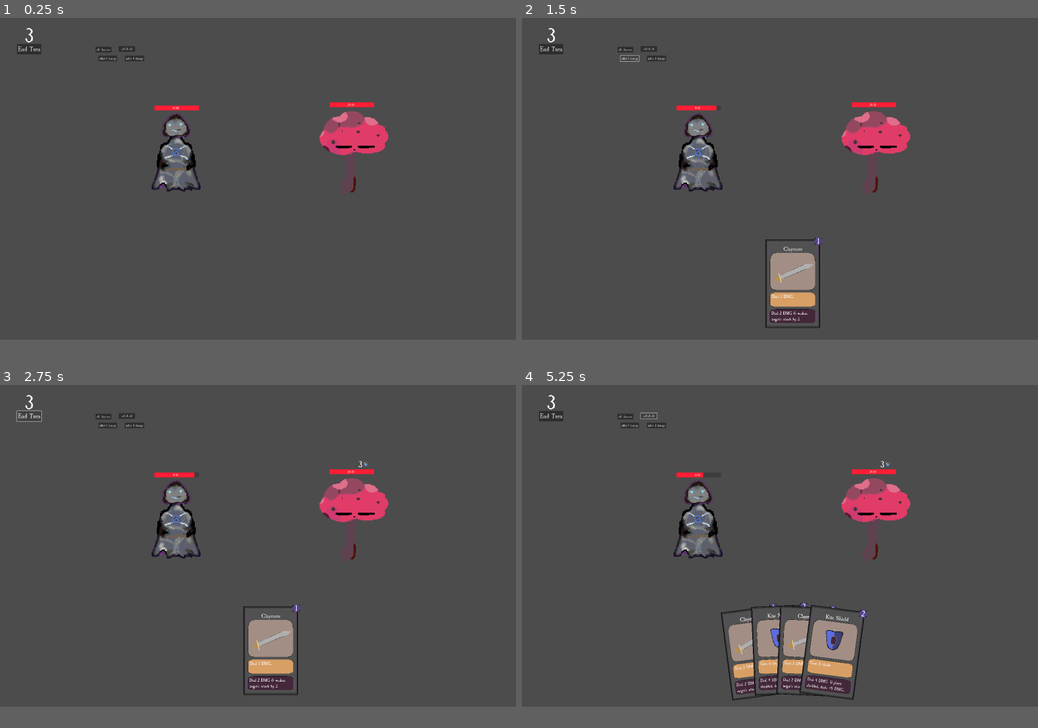
Above: before the commit, frames 1-4 (two rows, left to right).
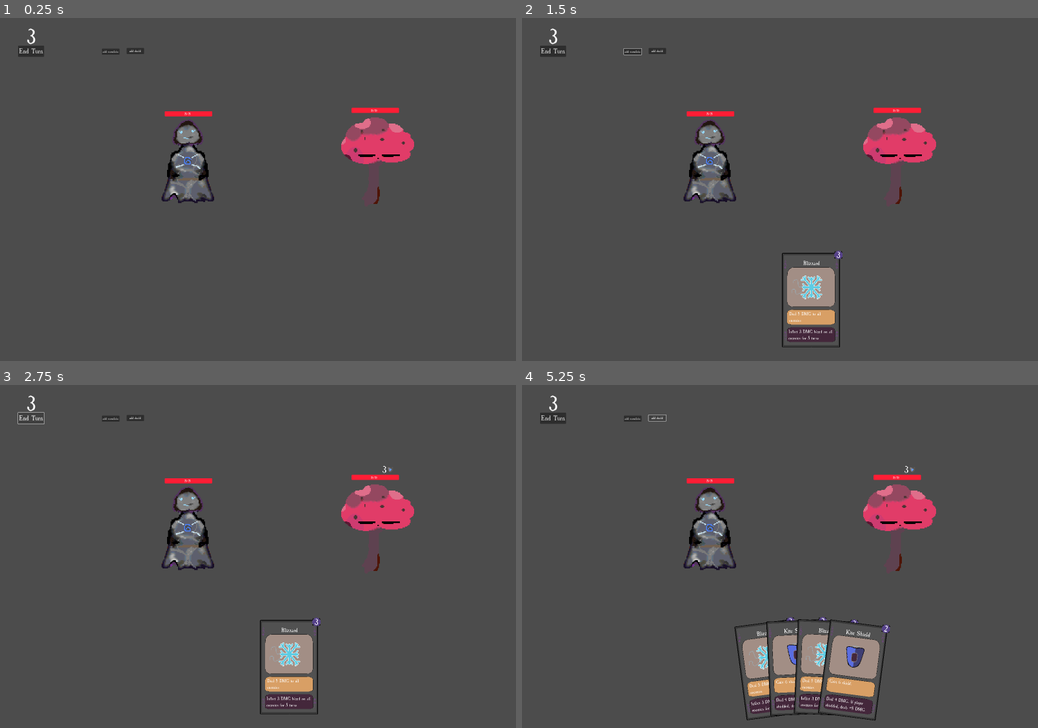
Above: after the commit, the same moments.

Repository: n0x1/Cardtrick
Game: Godot game, scene res://scenes/Main.tscn
Same seed, same stepped clock (60 frames per second), same inputs: the game is played once before the commit and once after it.
Inputs (mouse positions are in pixels of both pictures, inside the frame that each line leads up to):
- Up to frame 1 (0.25 s): no input
- Up to frame 2 (1.5 s): click "add claymore" (after the commit: "add snowflake") at 0.5 s; click (630, 59) at 1.25 s, where only the run before the commit has a clickable "Inflict 1 damage"
- Up to frame 3 (2.75 s): click "End Turn" at 2 s
- Up to frame 4 (5.25 s): click (656, 426) at 2.75 s, where only the run before the commit has a clickable "Inflict 3 damage"; click "add shield" at 3.5 s; click "add claymore" (after the commit: "add snowflake") at 4.25 s; click "add shield" at 5 s
In our replay, the window is 800x500 before the commit and 800x533 after it. These sizes can differ from the game's own. Grey fills any space a smaller window leaves; there, only what the larger window draws over its background counts as a difference.

The runs differ from the first frame. In frame 1, 4.4% of the frame differs, in the area x 3-81%, y 2-55%; in frame 2, 7.2%; in frame 3, 7.2%; in frame 4, 11%, in the area x 3-81%, y 2-98%.

Commit message:
new card and stuffs

Diff:
--- a/project.godot
+++ b/project.godot
@@ -20,7 +20,7 @@
 
 [display]
 
-window/size/viewport_width=2560
+window/size/viewport_width=2400
 window/size/viewport_height=1600
 window/stretch/mode="viewport"
 
--- a/scenes/Main.tscn
+++ b/scenes/Main.tscn
@@ -7,6 +7,7 @@
 [ext_resource type="Texture2D" uid="uid://cprhgxh2562ej" path="res://sprites/player.png" id="2_i104c"]
 [ext_resource type="Texture2D" uid="uid://td5peavms807" path="res://sprites/Icons/defendicon.png" id="5_4i1j7"]
 [ext_resource type="Texture2D" uid="uid://dde0vmmtkx35f" path="res://sprites/Icons/damage_change_sword.png" id="7_y22q8"]
+[ext_resource type="Texture2D" uid="uid://ddvyop1nqm207" path="res://sprites/Icons/bleed.png" id="8_b0jng"]
 [ext_resource type="Texture2D" uid="uid://ct103svanepry" path="res://sprites/Enemies/Mushroom.png" id="9_xtex8"]
 
 [sub_resource type="StyleBoxFlat" id="StyleBoxFlat_70d4t"]
@@ -30,8 +31,6 @@
 [node name="PlayerCharacter" type="Node2D" parent="GameScreen"]
 position = Vector2(693, 725)
 script = ExtResource("2_4j42c")
-max_health = 10
-health = 10
 
 [node name="PlayerSprite" type="Sprite2D" parent="GameScreen/PlayerCharacter"]
 position = Vector2(181, 176)
@@ -44,8 +43,8 @@
 offset_right = 294.0
 offset_bottom = -266.0
 theme_override_styles/fill = SubResource("StyleBoxFlat_70d4t")
-max_value = 10.0
-value = 10.0
+max_value = 15.0
+value = 15.0
 show_percentage = false
 
 [node name="HealthText" type="Label" parent="GameScreen/PlayerCharacter/Healthbar"]
@@ -54,7 +53,7 @@
 offset_top = 3.0
 offset_right = 187.0
 offset_bottom = 23.0
-text = "10/10"
+text = "15/15"
 horizontal_alignment = 1
 
 [node name="Shield" type="Sprite2D" parent="GameScreen/PlayerCharacter"]
@@ -87,6 +86,28 @@
 text = "0"
 horizontal_alignment = 2
 metadata/_edit_use_anchors_ = true
+
+[node name="Bleeding" type="Sprite2D" parent="GameScreen/PlayerCharacter"]
+visible = false
+position = Vector2(329, -279)
+scale = Vector2(0.687501, 0.8125)
+texture = ExtResource("8_b0jng")
+
+[node name="BleedingLabel" type="Label" parent="GameScreen/PlayerCharacter/Bleeding"]
+offset_left = -49.0
+offset_top = -16.0
+offset_right = -17.0
+offset_bottom = 21.0
+theme_override_font_sizes/font_size = 30
+horizontal_alignment = 2
+justification_flags = 162
+
+[node name="TurnLabel" type="Label" parent="GameScreen/PlayerCharacter/Bleeding"]
+offset_left = -5.81818
+offset_top = -4.92304
+offset_right = 7.18182
+offset_bottom = 15.077
+horizontal_alignment = 1
 
 [node name="EnemyCharacter" type="Node2D" parent="GameScreen"]
 position = Vector2(1562, 709)
@@ -103,8 +124,8 @@
 offset_right = 294.0
 offset_bottom = -266.0
 theme_override_styles/fill = SubResource("StyleBoxFlat_70d4t")
-max_value = 25.0
-value = 25.0
+max_value = 15.0
+value = 15.0
 show_percentage = false
 
 [node name="HealthText" type="Label" parent="GameScreen/EnemyCharacter/Healthbar"]
@@ -113,7 +134,7 @@
 offset_top = 3.0
 offset_right = 187.0
 offset_bottom = 23.0
-text = "25/25"
+text = "15/15"
 horizontal_alignment = 1
 
 [node name="Shield" type="Sprite2D" parent="GameScreen/EnemyCharacter"]
@@ -146,6 +167,28 @@
 text = "0"
 horizontal_alignment = 2
 metadata/_edit_use_anchors_ = true
+
+[node name="Bleeding" type="Sprite2D" parent="GameScreen/EnemyCharacter"]
+visible = false
+position = Vector2(329, -279)
+scale = Vector2(0.687501, 0.8125)
+texture = ExtResource("8_b0jng")
+
+[node name="BleedingLabel" type="Label" parent="GameScreen/EnemyCharacter/Bleeding"]
+offset_left = -49.0
+offset_top = -16.0
+offset_right = -17.0
+offset_bottom = 21.0
+theme_override_font_sizes/font_size = 30
+horizontal_alignment = 2
+justification_flags = 162
+
+[node name="TurnLabel" type="Label" parent="GameScreen/EnemyCharacter/Bleeding"]
+offset_left = -5.81818
+offset_top = -4.92304
+offset_right = 7.18182
+offset_bottom = 15.077
+horizontal_alignment = 1
 
 [node name="ManaAmount" type="Label" parent="."]
 offset_left = 109.0
@@ -157,6 +200,7 @@
 horizontal_alignment = 1
 
 [node name="Inflict1Button" type="Button" parent="."]
+visible = false
 offset_left = 488.0
 offset_top = 187.0
 offset_right = 581.0
@@ -164,6 +208,7 @@
 text = "Inflict 1 damage"
 
 [node name="Inflict3Button" type="Button" parent="."]
+visible = false
 offset_left = 619.0
 offset_top = 187.0
 offset_right = 715.0
@@ -192,6 +237,7 @@
 color = Color(0.839216, 0, 0.0117647, 0.337255)
 
 [node name="Label" type="Label" parent="CanvasLayer/GameOverOverlay"]
+layout_mode = 0
 offset_left = 1185.0
 offset_top = 570.0
 offset_right = 1375.0
@@ -200,6 +246,18 @@
 text = "Game Over
 "
 
+[node name="Button" type="Button" parent="CanvasLayer/GameOverOverlay"]
+layout_mode = 1
+anchors_preset = -1
+anchor_right = 0.208
+anchor_bottom = 0.226
+offset_left = 1239.0
+offset_top = 669.0
+offset_right = 904.52
+offset_bottom = 406.4
+theme_override_font_sizes/font_size = 40
+text = "Restart"
+
 [node name="VictoryOverlay" type="ColorRect" parent="CanvasLayer"]
 visible = false
 z_index = 4096
@@ -212,15 +270,29 @@
 
 [node name="Label" type="Label" parent="CanvasLayer/VictoryOverlay"]
 layout_mode = 0
-offset_left = 1185.0
-offset_top = 570.0
-offset_right = 1375.0
-offset_bottom = 666.0
+offset_left = 1212.0
+offset_top = 571.0
+offset_right = 1402.0
+offset_bottom = 667.0
 theme_override_font_sizes/font_size = 80
 text = "Victory
 "
+
+[node name="VictoryButton" type="Button" parent="CanvasLayer/VictoryOverlay"]
+layout_mode = 1
+anchors_preset = -1
+anchor_right = 0.208
+anchor_bottom = 0.226
+offset_left = 1207.0
+offset_top = 669.0
+offset_right = 872.52
+offset_bottom = 406.4
+theme_override_font_sizes/font_size = 40
+text = "Advance"
 
 [connection signal="card_activated" from="DeckHand" to="." method="_on_deck_hand_card_activated"]
 [connection signal="pressed" from="Inflict1Button" to="." method="_on_inflict_1_button_pressed"]
 [connection signal="pressed" from="Inflict3Button" to="." method="_on_inflict_3_button_pressed"]
 [connection signal="pressed" from="EndTurn" to="." method="_on_end_turn_pressed"]
+[connection signal="pressed" from="CanvasLayer/GameOverOverlay/Button" to="." method="_on_button_pressed"]
+[connection signal="pressed" from="CanvasLayer/VictoryOverlay/VictoryButton" to="." method="_on_victory_button_pressed"]
--- /dev/null
+++ b/scenes/cards/blizzard.tscn
@@ -0,0 +1,27 @@
+[gd_scene load_steps=5 format=3 uid="uid://dfq14abfba7mx"]
+
+[ext_resource type="PackedScene" uid="uid://sho53lxaepy6" path="res://scenes/Card.tscn" id="1_c6ivp"]
+[ext_resource type="Script" path="res://scripts/UsableCard.gd" id="1_v4gn7"]
+[ext_resource type="Texture2D" uid="uid://dfw6a2oejbvvr" path="res://sprites/CardImages/Snowflake.png" id="2_ppihr"]
+[ext_resource type="Script" path="res://scripts/cards/SnowflakeActions.gd" id="3_mhpuv"]
+
+[node name="Blizzard" type="Node2D" node_paths=PackedStringArray("action")]
+script = ExtResource("1_v4gn7")
+action = NodePath("BlizzardActions")
+
+[node name="Card" parent="." instance=ExtResource("1_c6ivp")]
+position = Vector2(5.74975, -209)
+CardName = "Blizzard"
+PlayDescription = "Deal 5 DMG to all enemies"
+ThrowDescription = "Inflict 3 DMG bleed on all enemies for 5 turns"
+
+[node name="CardImage" type="Sprite2D" parent="."]
+position = Vector2(7, -269)
+scale = Vector2(2.02734, 2.125)
+texture = ExtResource("2_ppihr")
+
+[node name="BlizzardActions" type="Node2D" parent="."]
+script = ExtResource("3_mhpuv")
+
+[connection signal="mouse_entered" from="Card" to="." method="_on_card_mouse_entered"]
+[connection signal="mouse_exited" from="Card" to="." method="_on_card_mouse_exited"]
--- a/scenes/deck_n_hand.tscn
+++ b/scenes/deck_n_hand.tscn
@@ -14,7 +14,7 @@
 offset_top = 143.0
 offset_right = 553.0
 offset_bottom = 171.0
-text = "add claymore"
+text = "add snowflake"
 
 [node name="Button2" type="Button" parent="."]
 offset_left = 589.0
--- a/scripts/Card.gd
+++ b/scripts/Card.gd
@@ -4,10 +4,10 @@
 signal mouse_entered(card: Card)
 signal mouse_exited(card: Card)
 
-@export var CardName: String = "CardName"
-@export var PlayDescription: String = "PlayDesc"
-@export var ThrowDescription: String = "ThrowDesc"
-@export var CardCost: int = 1
+@export var CardName: String
+@export var PlayDescription: String
+@export var ThrowDescription: String
+@export var CardCost: int
 @export var CardImage: Sprite2D
 
 var card_staged = false
--- a/scripts/Character.gd
+++ b/scripts/Character.gd
@@ -2,12 +2,16 @@
 class_name Character extends Node2D
 
 @export var sprite_texture: CompressedTexture2D
-@export var max_health: int = 25
-@export var health: int = 25
+@export var max_health: int = 15
+@export var health: int = 15
 @export var shield: int = 0
-@export var mana: int = 3
-@export var current_mana_cap: int = 3
+var mana: int = 3
+var current_mana_cap: int = 3
 @export var damage_change: int = 0 # positive indicates buff and negative nerfs
+@export var bleeding: bool = false
+var saved_amount: int = 0 # forbleeding
+var saved_turns: int = 0 # forbleeding
+
 func spend_mana(amount: int):
 	if mana - amount >= 0:
 		mana -= amount
@@ -25,6 +29,22 @@
 				shield = 0
 		else:
 			health -= amount
+
+var bleedcount = 0 #init
+func bleed(amount: int, turns: int):
+	if bleedcount == 0:
+		saved_amount = amount
+		saved_turns = turns
+	if bleeding == true:
+		bleedcount += 1
+		saved_turns -= 1
+		take_damage(saved_amount)
+		if turns <= 1:
+			bleedcount = 0
+			bleeding = false
+	if health < 0:
+			bleeding = false
+			bleedcount = 0
 
 func change_shield(amount: int):
 	shield += amount
@@ -54,19 +74,31 @@
 	$"Shield".visible = shield > 0 # returns true or false
 	$"Shield/ShieldNum".set_text(str(shield))
 	$"AttackChange".visible = damage_change != 0
+	$Bleeding.visible = bleeding
 	if damage_change > 0:
 		$"AttackChange/AttackChgNum".set_text("+" + str(damage_change))
 	else:
 		$"AttackChange/AttackChgNum".set_text(str(damage_change))
+	if bleeding == true:
+		$Bleeding/BleedingLabel.set_text("-" + str(saved_amount))
+		$Bleeding/TurnLabel.set_text(str(saved_turns))
+	else:
+		$Bleeding/BleedingLabel.set_text("")
+		$Bleeding/TurnLabel.set_text("")
 
 
 func start_turn():
 	if shield > 0:
 		shield -=1 # decay so balanced ig
+
 	if damage_change > 0: #decay
 		damage_change -= 1
 	elif damage_change < 0:
 		damage_change += 1
+
+	if bleeding == true:
+		bleed(saved_amount, saved_turns)
+
 	mana = current_mana_cap
 
 # Called when the node enters the scene tree for the first time.
--- a/scripts/Main.gd
+++ b/scripts/Main.gd
@@ -4,7 +4,9 @@
 
 @onready var game_control: GameController = $GameController
 
+var player_deck = [] # array to store players deck
 var enemy_character_state: int = 0
+var level: int = 1
 
 # Called when the node enters the scene tree for the first time.
 func _ready():
@@ -22,13 +24,16 @@
 
 	if game_control.current_state == GameController.GameState.ENEMY_TURN:
 		#ai logic
-		var enemydamagechange = $GameScreen/EnemyCharacter.damage_change
-		if enemy_character_state == 0:
-			$GameScreen/EnemyCharacter.change_shield(3)
-		elif enemy_character_state == 1:
-			$GameScreen/PlayerCharacter.take_damage(2 + enemydamagechange)
-		elif enemy_character_state == 2:
-			$GameScreen/PlayerCharacter.take_damage(4 + enemydamagechange)
+		var enemydamagechange = $GameScreen/EnemyCharacter.damage_change # change this to iterate for multi enemy lvls
+		if level == 1: #mushroom
+			if enemy_character_state == 0:
+				$GameScreen/EnemyCharacter.change_shield(3)
+			elif enemy_character_state == 1:
+				$GameScreen/PlayerCharacter.take_damage(2 + enemydamagechange)
+			elif enemy_character_state == 2:
+				$GameScreen/PlayerCharacter.take_damage(4 + enemydamagechange)
+		if level == 2: # ghost
+			pass
 
 		enemy_character_state = posmod(enemy_character_state + 1, 3) # % but +
 		game_control.transition(GameController.GameState.PLAYER_TURN)
@@ -36,16 +41,13 @@
 
 	if game_control.current_state == GameController.GameState.VICTORY:
 		$CanvasLayer/VictoryOverlay.visible = true
-		print("Victory")
 	else:
 		$CanvasLayer/VictoryOverlay.visible = false
 
 	if game_control.current_state == GameController.GameState.GAMEOVER:
 		$CanvasLayer/GameOverOverlay.visible = true
-		print("Gameover")
 	else:
 		$CanvasLayer/GameOverOverlay.visible = false
-		# add actual mechanic so they acnt play
 
 
 func _on_deck_hand_card_activated(staged_index, card: UsableCard, card_cost, action: String):
@@ -53,7 +55,7 @@
 	if int($ManaAmount.get_text()) - card_cost >= 0:
 		card.activate({
 			"caster": $GameScreen/PlayerCharacter,
-			"targets": [$GameScreen/EnemyCharacter], # change this to an index this is for debugging
+			"targets": [$GameScreen/EnemyCharacter], # change this to an index, or array if all things idk hard this is for debugging
 			"card": card,
 			"action": action
 		})
@@ -81,3 +83,20 @@
 	if game_control.current_state == GameController.GameState.PLAYER_TURN:
 		game_control.transition(GameController.GameState.ENEMY_TURN)
 		$GameScreen/EnemyCharacter.start_turn()
+
+
+func _on_button_pressed(): # game over button
+	game_control.current_state = GameController.GameState.PLAYER_TURN
+	$GameScreen/PlayerCharacter.max_health = 15
+	$GameScreen/PlayerCharacter.health = 15
+	$GameScreen/PlayerCharacter.current_mana_cap = 3
+	$GameScreen/PlayerCharacter.mana = 3
+	$GameScreen/PlayerCharacter.shield = 0
+	$GameScreen/PlayerCharacter.damage_change = 0
+	$GameScreen/PlayerCharacter.bleeding = false
+	$CanvasLayer/GameOverOverlay.visible = false
+
+
+func _on_victory_button_pressed(): # victory
+	level += 1
+	$CanvasLayer/VictoryOverlay.visible = false
--- /dev/null
+++ b/scripts/cards/SnowflakeActions.gd
@@ -0,0 +1,30 @@
+extends Node2D
+
+func activate(game_state: Dictionary):
+	#spend mana/cost
+	var caster = game_state.get("caster")
+	var targets = game_state.get("targets")
+	var action = game_state.get("action")
+
+	if caster.spend_mana(3) == true:
+
+		if action == "play":
+			play(targets)
+		elif action == "throw":
+			throw(targets)
+		elif action == "rip": # rip combines both effects
+			play(targets)
+			throw(targets)
+		else:
+			print("INVALID action passed (??)!!!")
+			return(null)
+
+
+func play(targets):
+	for target in targets:
+		target.take_damage(5)
+
+func throw(targets):
+	for target in targets:
+		target.bleeding = true
+		target.bleed(3, 5)
--- a/scripts/deck_n_hand.gd
+++ b/scripts/deck_n_hand.gd
@@ -4,11 +4,12 @@
 
 @onready var claymore_card_scene: PackedScene = preload("res://scenes/cards/claymore.tscn")
 @onready var shield_card_scene: PackedScene = preload("res://scenes/cards/shield.tscn")
+@onready var blizzard_card_scene: PackedScene = preload("res://scenes/cards/blizzard.tscn")
 
 @onready var hand = $Hand
 # Called when the node enters the scene tree for the first time.
 func _ready():
-	pass # Replace with function body.
+	pass # Replace with function body
 
 
 # Called every frame. 'delta' is the elapsed time since the previous frame.
@@ -17,8 +18,8 @@
 
 
 func _on_button_pressed():
-	var claymore_card = claymore_card_scene.instantiate()
-	hand.add_card(claymore_card)
+	var c = blizzard_card_scene.instantiate()
+	hand.add_card(c)
 
 
 func _on_button_2_pressed():
Not shown: 1 places in scenes/Main.tscn that only renumber resources
Binary file added: sprites/Icons/bleed.png
Not shown, added: sprites/Icons/bleed.png.import
